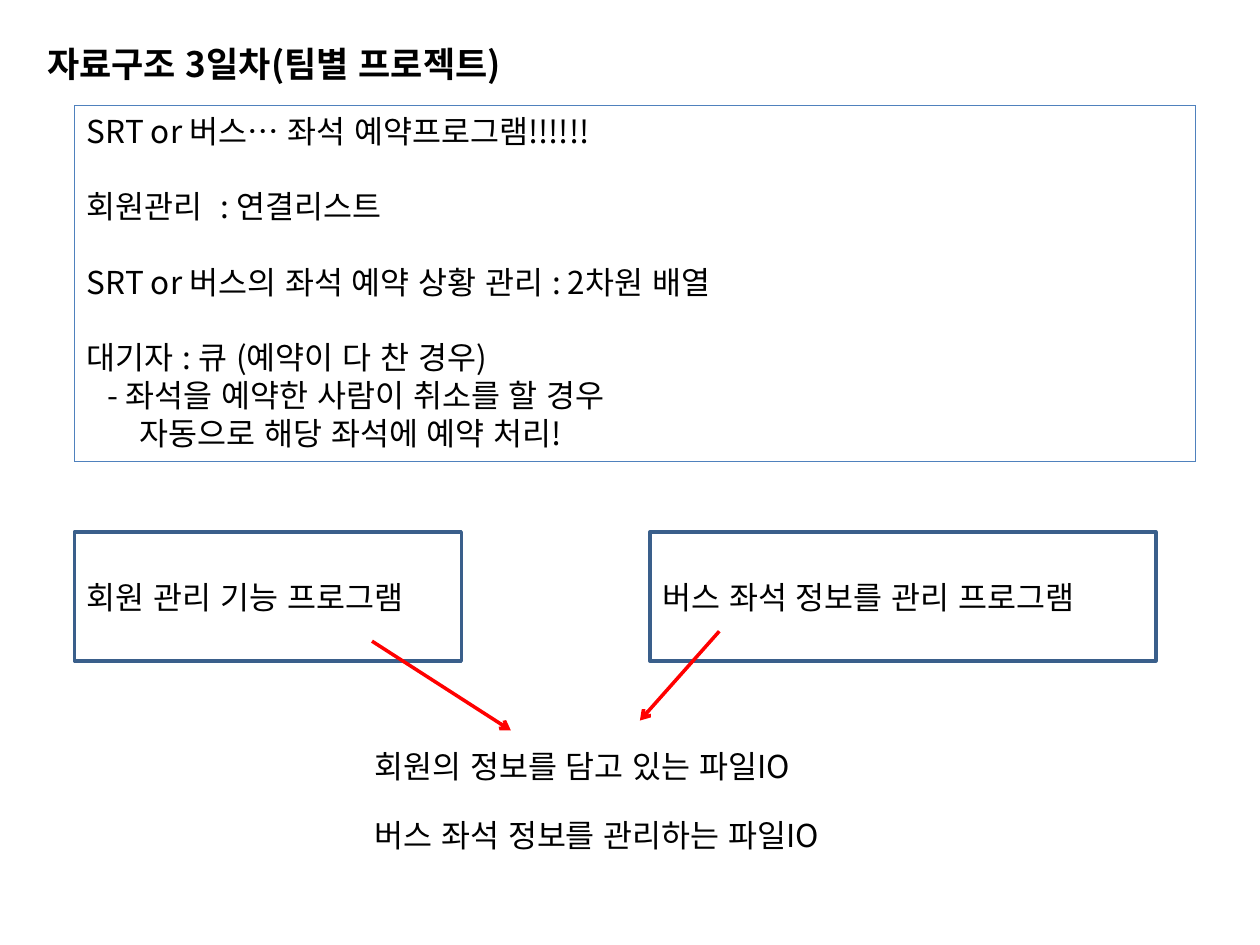
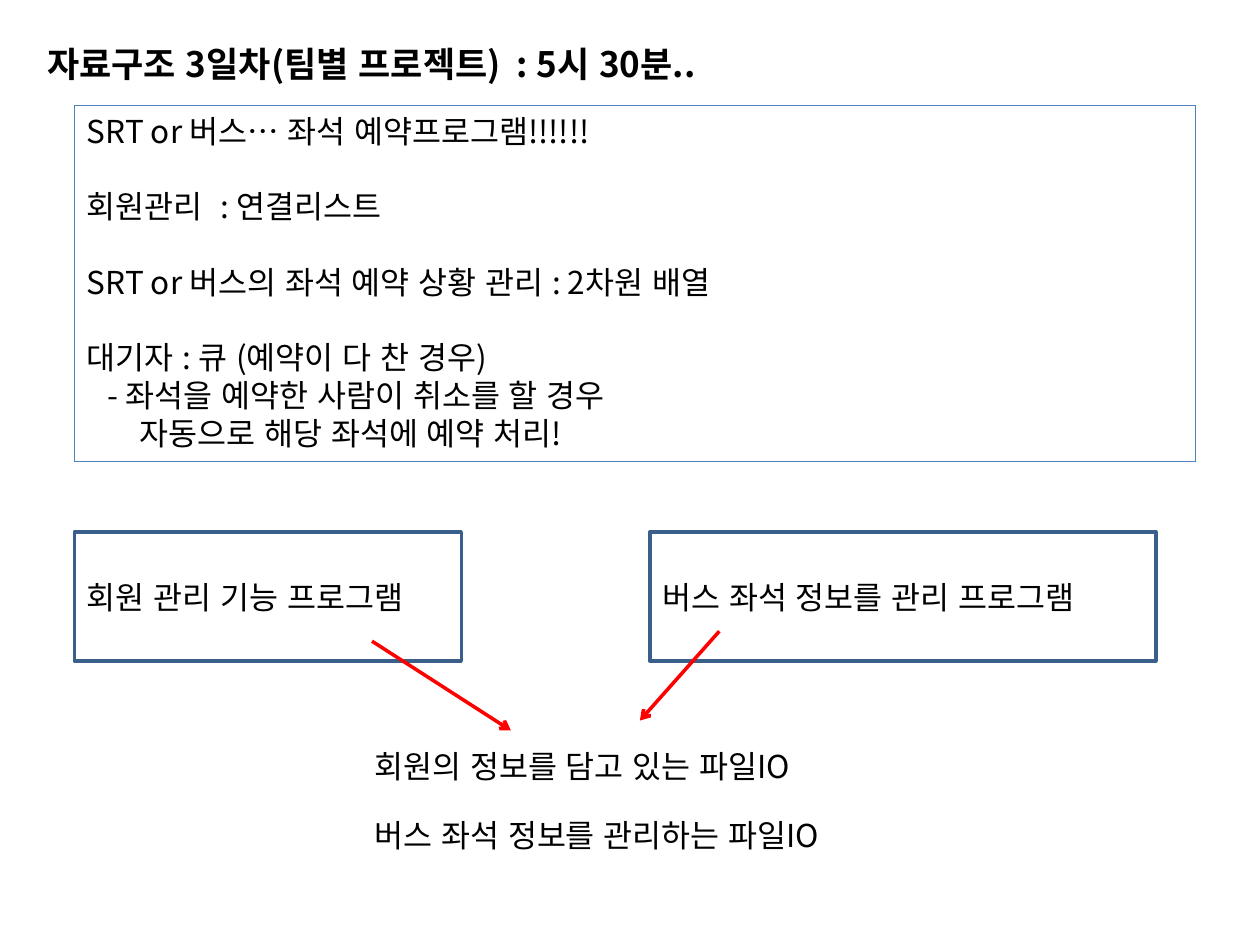
Before and after one commit to sing2song/TILDS, a slide deck: slide 70 of Java자료구조.pptx. Drawn at 1260x945 pixels with LibreOffice and Linux fonts; fonts in the diff are those of the drawing. Boxes give left, top, right and bottom in pixels: in the first picture for what was removed or moved away, otherwise in the second. Text is boxed around its words. In the diff, an @@ line names an element or a change of style, - is before the commit and + after.

```diff
--- a/Java자료구조.pptx
+++ b/Java자료구조.pptx
@@ text at (x1=47, y1=47, x2=695, y2=84): text changed @@
-자료구조 3일차(팀별 프로젝트)
+자료구조 3일차(팀별 프로젝트) : 5시 30분..
```
Also in this commit, not shown: 1 other slide changed, 19 slides added, 1 slide removed, 11 other files.
